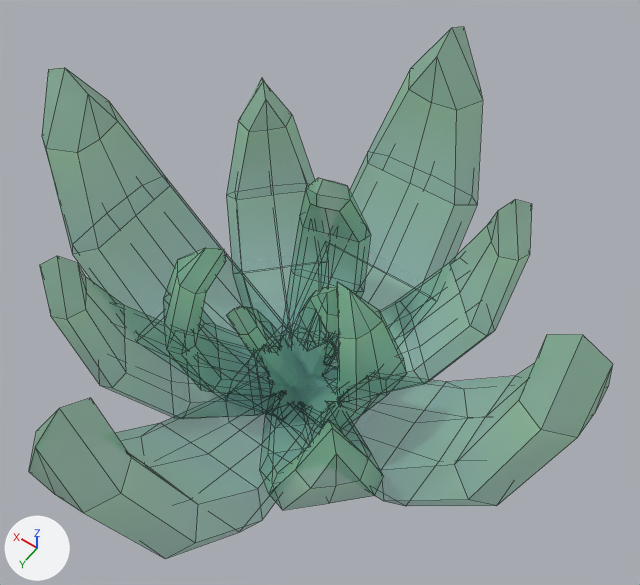
The FBX model Assets/Models/Tiny Treats plants/succulent_D.fbx as it was, and as the next commit left it.
Camera for both pictures: a camera (50 mm lens) standing at (-0.305, 0.388, 0.834) and looking at (-0.011, -0.024, 0.186). Lighting does not change. The marker at lower left points along +X, +Y and +Z. Mesh edges are drawn as thin lines. Objects named as collision shapes, trigger or cutter boxes, shadow casters or lower levels of detail are left out. Where no turn or scale is listed for an object, it has been applied to the vertices.

The first picture shows 'succulent_D'.
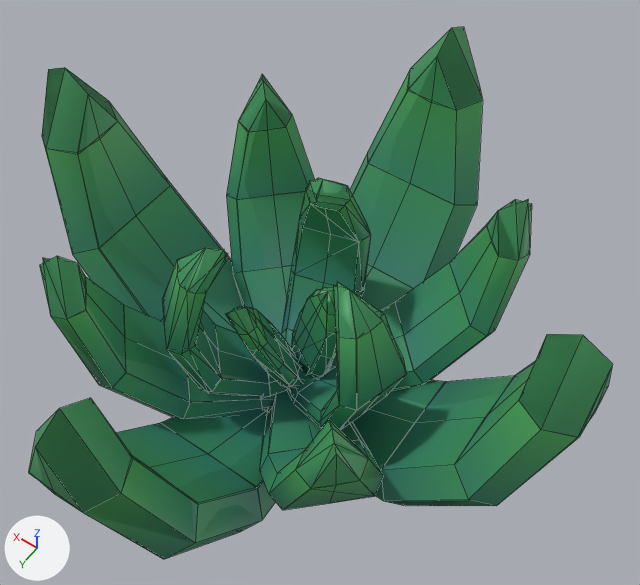
What changed in the scene script:
```text
Change img_tiny_treats_texture_1_png:
    img_tiny_treats_texture_1_png: load_image('tiny_treats_texture_1.png', 'tiny_treats_texture_1.png', 1024, 1024, 'Non-Color') -> load_image('tiny_treats_texture_1.png', 'tiny_treats_texture_1.png', 1024, 1024, 'sRGB')
Change mat_tiny_treats_1:
    remove n3 = _N.new('ShaderNodeTexImage'); n3.name = 'Image Texture.001'
    remove n3.image = img_tiny_treats_texture_1_png
    where n0 = _N.new('ShaderNodeBsdfPrincipled'); n0.name = 'Principled BSDF'
    remove _L.new(n3.outputs[0], n0.inputs[4])  # 'Color' to 'Alpha'
    where n2 = _N.new('ShaderNodeTexImage'); n2.name = 'Image Texture'
    add _L.new(n2.outputs[1], n0.inputs[4])  # 'Alpha' to 'Alpha'
Add me_succulent_d_001:
    me_succulent_d_001.from_pydata(...)  # 353 vertices, 400 faces; spans x -0.276..0.276, y -0.276..0.276, z 0.01..0.341
    me_succulent_d_001.materials.append(mat_tiny_treats_1)  # picture img_tiny_treats_texture_1_png
Add ob_succulent_d_lod1:
    ob_succulent_d_lod1 = bpy.data.objects.new('succulent_D_LOD1', me_succulent_d_001)
    ob_succulent_d_lod1.location = (0.0, 0.0, 0.0)
```

Changed parts and their boxes (x1, y1, x2, y2) in the pictures (640 x 585 px):
'succulent_D', surface changed
    both: (29, 27, 612, 559)
'succulent_D_LOD1', added (green)
    after: (29, 27, 612, 559)
